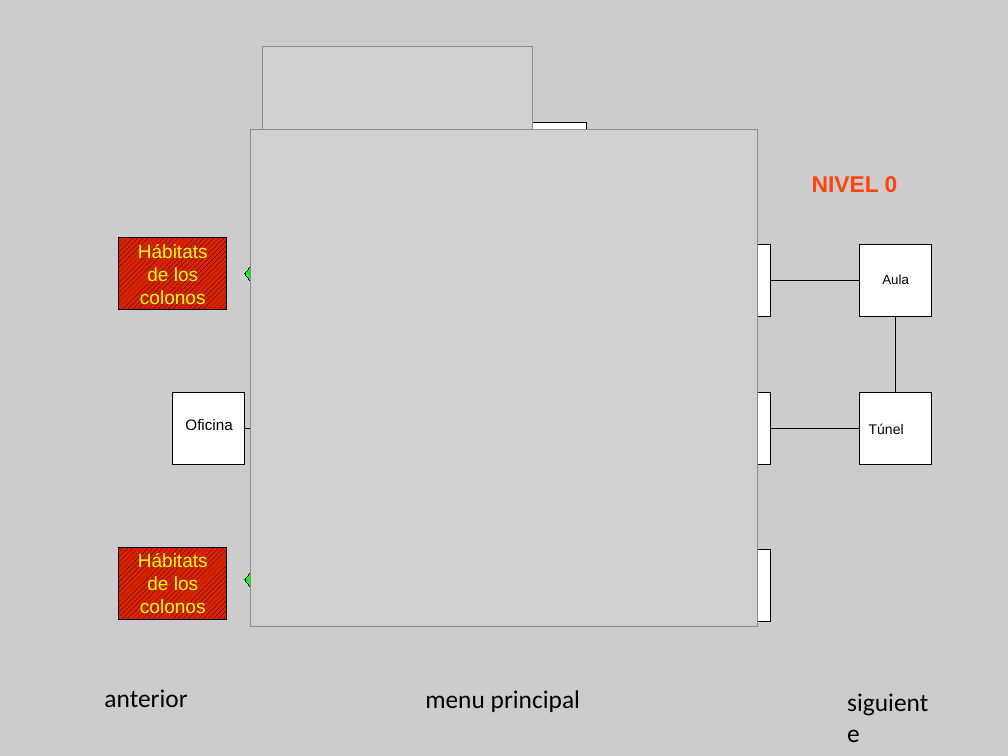
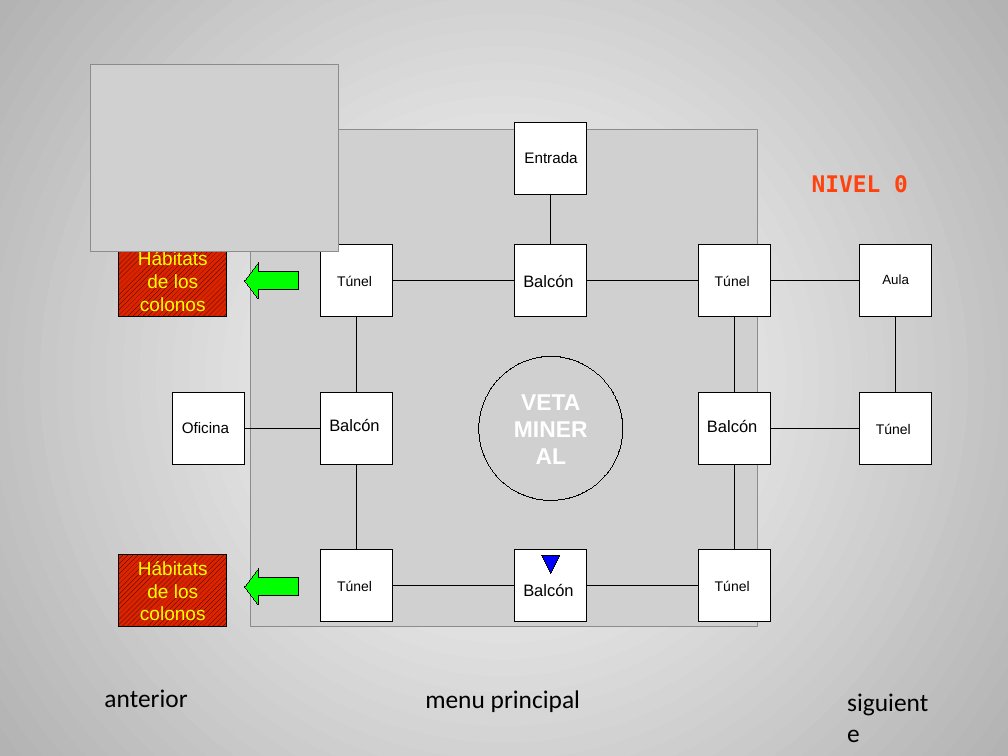
Before and after one commit to ricpelo/alien, a slide deck: slide 7 of doc/Holocubo.odp. Drawn at 1008x756 pixels with LibreOffice and Linux fonts; fonts in the diff are those of the drawing; grey boxes stand for pictures. Boxes give left, top, right and bottom in pixels: in the first picture for what was removed or moved away, otherwise in the second. Text is boxed around its words. In the diff, an @@ line names an element or a change of style, - is before the commit and + after.

```diff
--- a/doc/Holocubo.odp
+++ b/doc/Holocubo.odp
@@ background #CCCCCC to gradient #FFFFFF to #B3B3B3 @@
@@ picture: place and size @@
-picture at <box>263,47,532,299</box>
+picture at <box>90,65,338,252</box>
@@ text added at <box>524,152,577,163</box>, 12 pt, text #000000 @@
+Entrada
@@ text "NIVEL 0" at <box>812,175,908,193</box>: font Arial to DejaVu Sans Mono @@
@@ elbow line added from (551, 244) to (551, 195), #000000 0 pt @@
@@ rectangle added at <box>321,244,393,316</box>, fill #FFFFFF, outline #000000 0 pt @@
@@ rectangle added at <box>515,244,587,316</box>, fill #FFFFFF, outline #000000 0 pt @@
@@ text added at <box>337,275,372,286</box>, 11 pt, text #000000 @@
+Túnel
@@ elbow line added from (393, 281) to (515, 281), #000000 0 pt @@
@@ text added at <box>523,274,573,287</box>, 13 pt, text #000000 @@
+Balcón
@@ elbow line added from (587, 281) to (699, 281), #000000 0 pt @@
@@ text added at <box>715,275,750,286</box>, 11 pt, text #000000 @@
+Túnel
@@ elbow line added from (357, 392) to (357, 316), #000000 0 pt @@
@@ elbow line added from (735, 392) to (735, 316), #000000 0 pt @@
@@ picture added at <box>479,357,623,500</box>, 18 pt, text #FFFFFF, bold @@
+VETA
+MINERAL
@@ rectangle added at <box>321,392,393,465</box>, fill #FFFFFF, outline #000000 0 pt @@
@@ text added at <box>329,418,379,431</box>, 13 pt, text #000000 @@
+Balcón
@@ text "Túnel": place and size @@
-text "Túnel" at <box>869,423,904,434</box>
+text "Túnel" at <box>876,423,911,434</box>
@@ elbow line added from (357, 550) to (357, 465), #000000 0 pt @@
@@ elbow line added from (735, 550) to (735, 465), #000000 0 pt @@
@@ 2 rectangles, 2 left arrows: place and size @@
-2 rectangles, 2 left arrows at <box>119,238,299,619</box>
+2 rectangles, 2 left arrows at <box>119,245,299,627</box>
@@ rectangle added at <box>321,550,393,622</box>, fill #FFFFFF, outline #000000 0 pt @@
@@ rectangle added at <box>515,550,587,622</box>, fill #FFFFFF, outline #000000 0 pt @@
@@ triangle added at <box>542,555,561,574</box>, fill #0000FF, outline #000000 0 pt @@
@@ text added at <box>337,580,372,591</box>, 11 pt, text #000000 @@
+Túnel
@@ elbow line added from (393, 585) to (515, 586), #000000 0 pt @@
@@ text added at <box>523,583,573,596</box>, 13 pt, text #000000 @@
+Balcón
@@ elbow line added from (587, 585) to (699, 586), #000000 0 pt @@
@@ text added at <box>715,580,750,591</box>, 11 pt, text #000000 @@
+Túnel
```
Also in this commit, not shown: 8 other slides changed, 1 other file.
